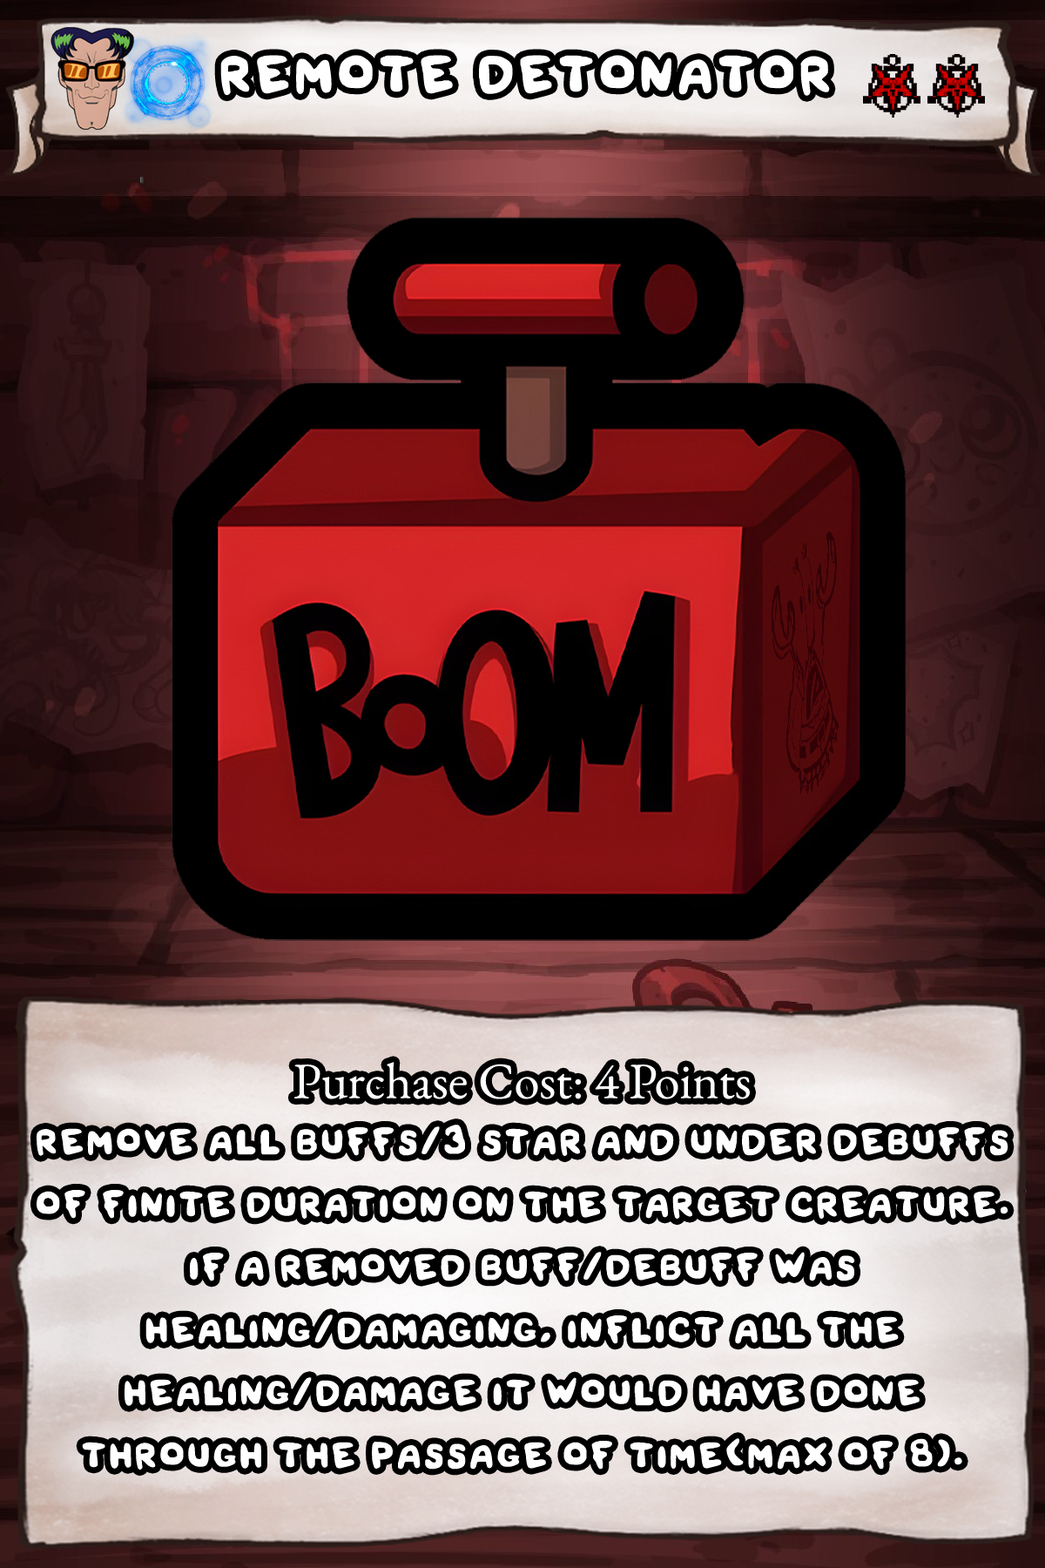
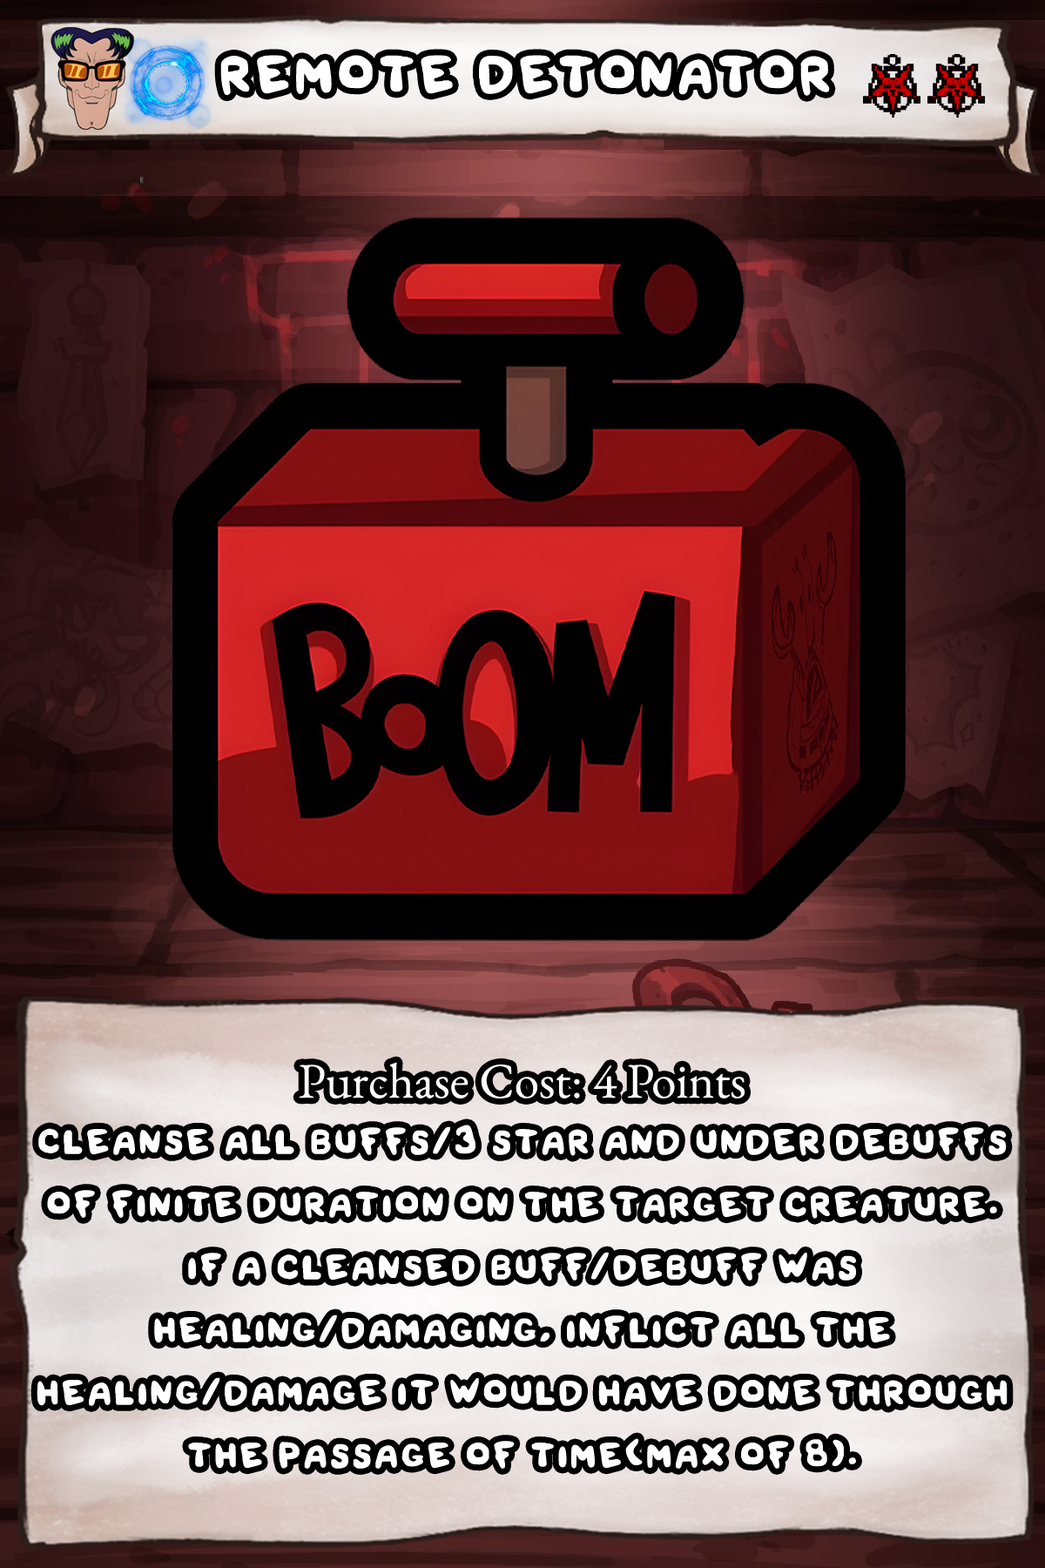
Layer changes from the first (1045, 1568) image to the second:
painted on "Ability" over bbox(36, 1061, 1009, 1471)